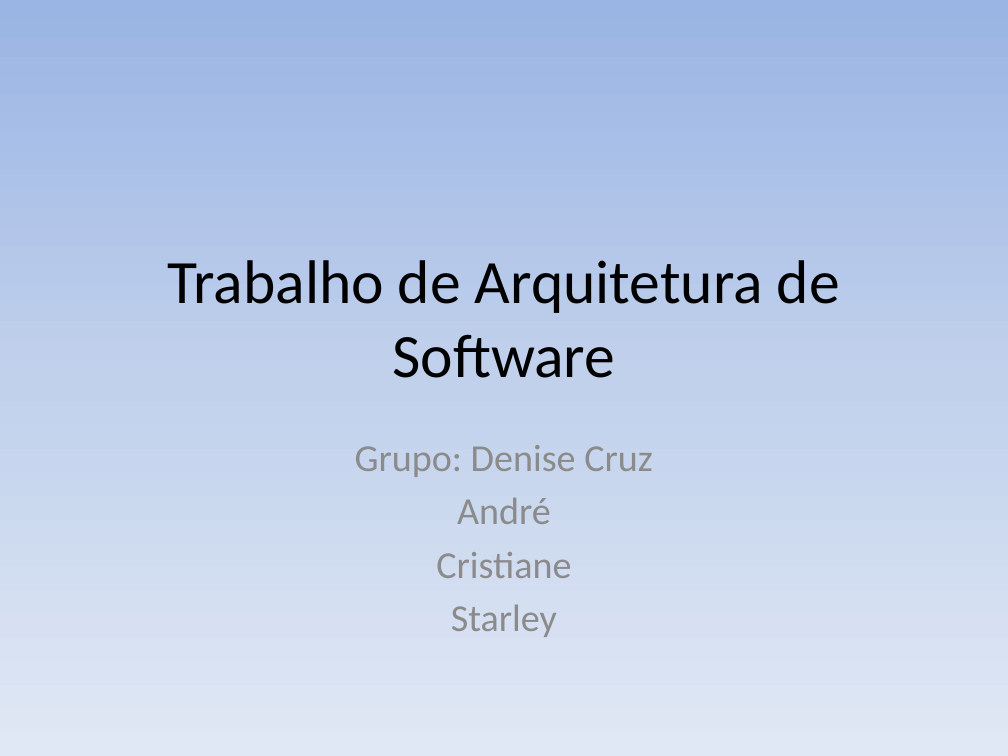
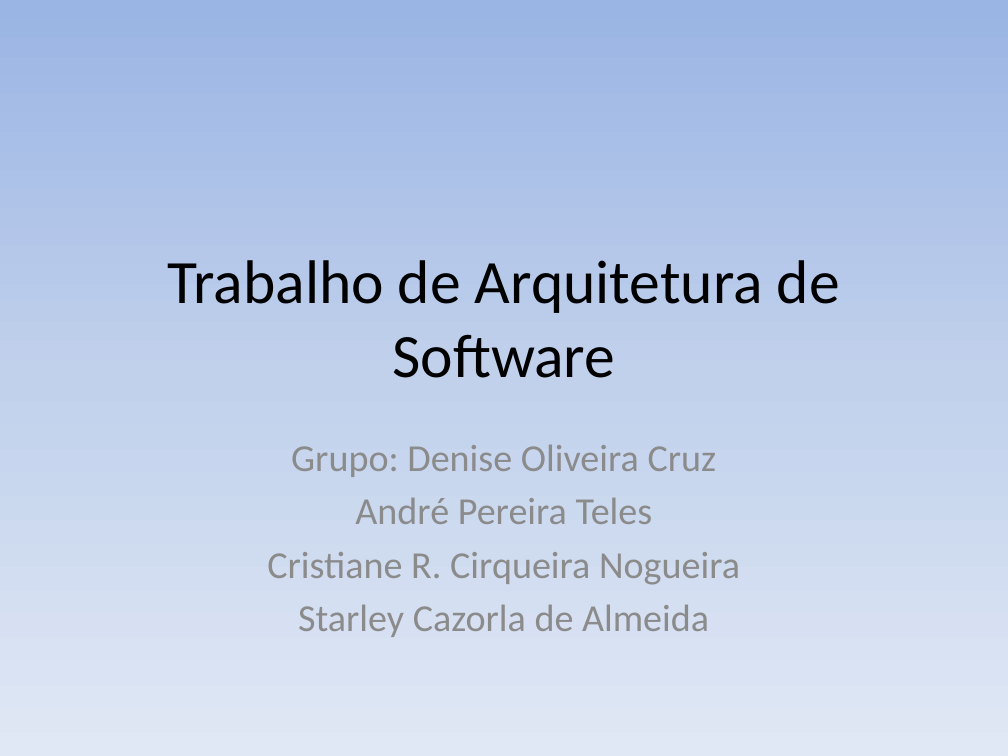
Before and after one commit to DeniseCruz/Diversos, a slide deck: slide 1 of cenario03.pptx. Drawn at 1008x756 pixels with LibreOffice and Linux fonts; fonts in the diff are those of the drawing. Boxes give left, top, right and bottom in pixels: in the first picture for what was removed or moved away, otherwise in the second. Text is boxed around its words. In the diff, an @@ line names an element or a change of style, - is before the commit and + after.

```diff
--- a/cenario03.pptx
+++ b/cenario03.pptx
@@ subtitle at box(267, 444, 740, 637): text changed @@
-Grupo: Denise Cruz
-André
-Cristiane
-Starley
+Grupo: Denise Oliveira Cruz
+André Pereira Teles
+Cristiane R. Cirqueira Nogueira
+Starley Cazorla de Almeida
```
Also in this commit, not shown: 8 other slides changed, 8 other files.
